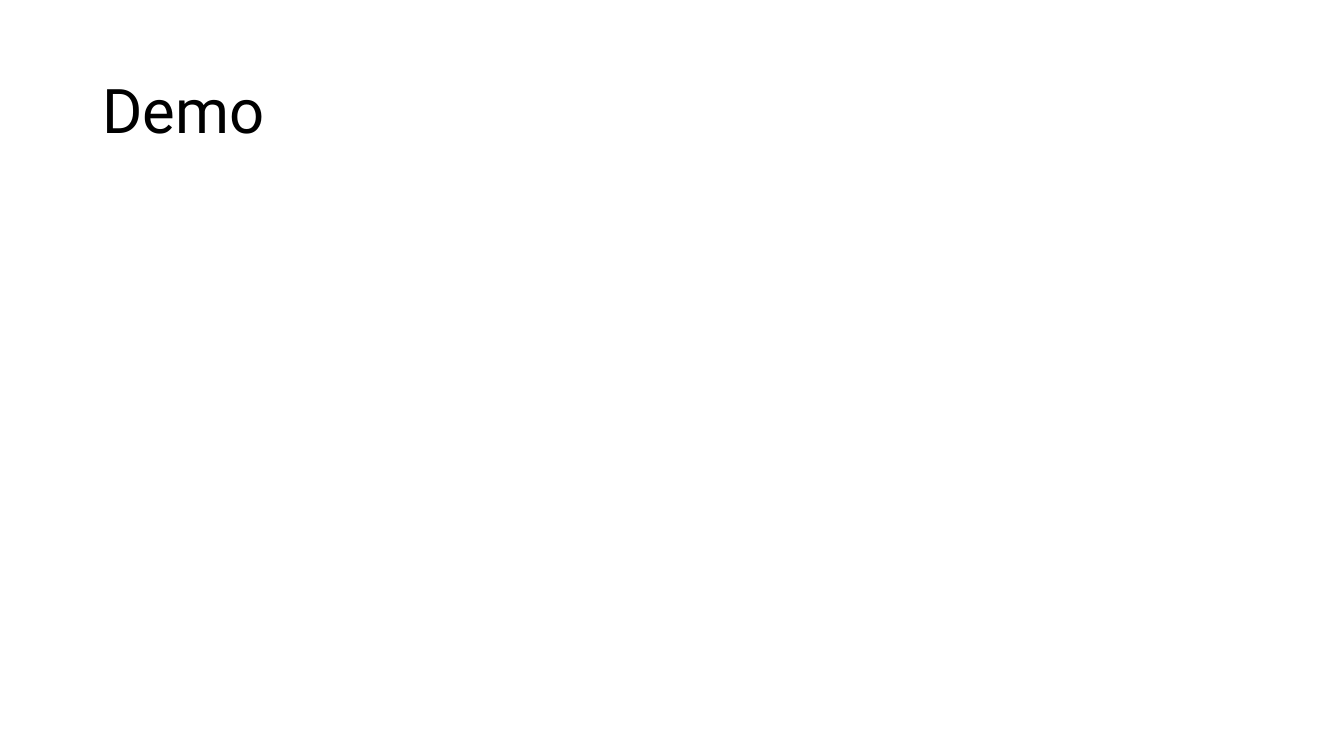
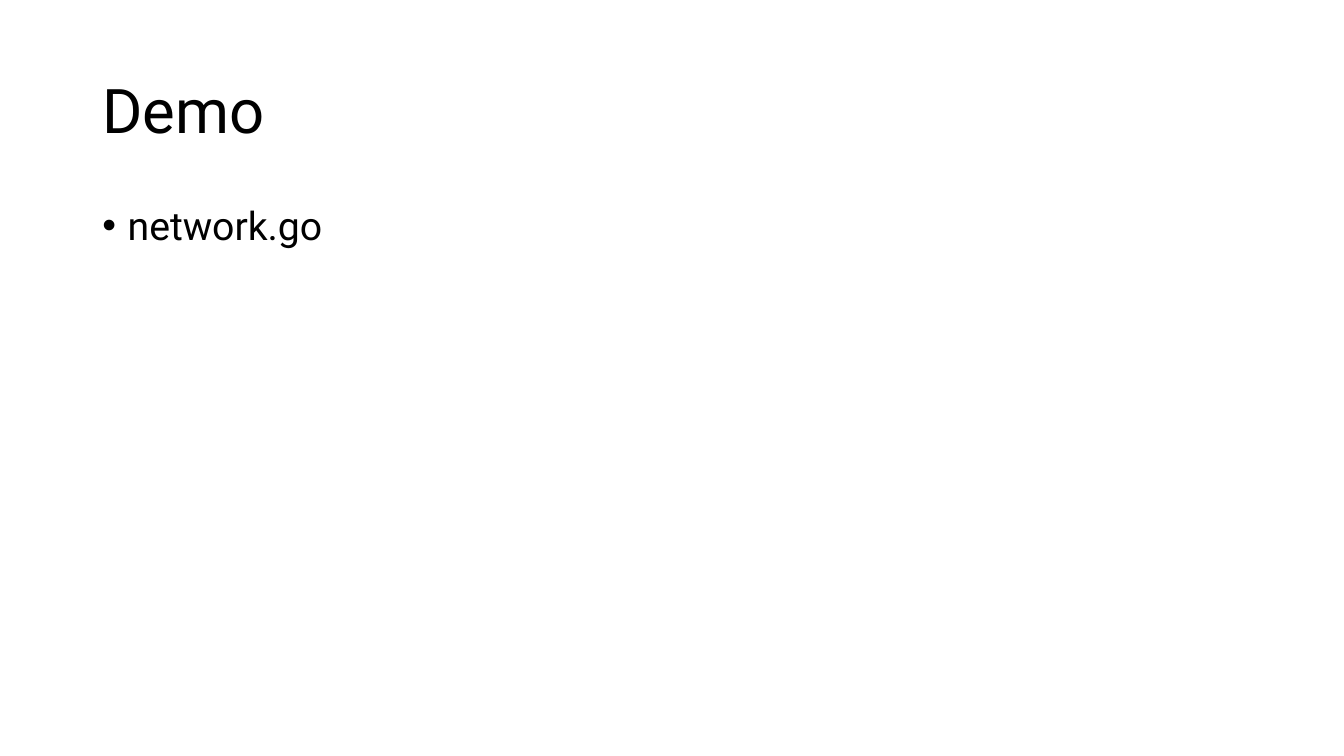
Before and after one commit to AlnaberA/golang_tutorial_projects, a slide deck: slide 5 of assets/powerpoints/golang3.pptx. Drawn at 1344x756 pixels with LibreOffice and Linux fonts; fonts in the diff are those of the drawing. Boxes give left, top, right and bottom in pixels: in the first picture for what was removed or moved away, otherwise in the second. Text is boxed around its words. In the diff, an @@ line names an element or a change of style, - is before the commit and + after.

```diff
--- a/assets/powerpoints/golang3.pptx
+++ b/assets/powerpoints/golang3.pptx
@@ text added at box(128, 210, 323, 248), 28 pt, text #000000 @@
+• network.go
```
Also in this commit, not shown: 2 other slides changed, 1 slide added, 1 other file.
